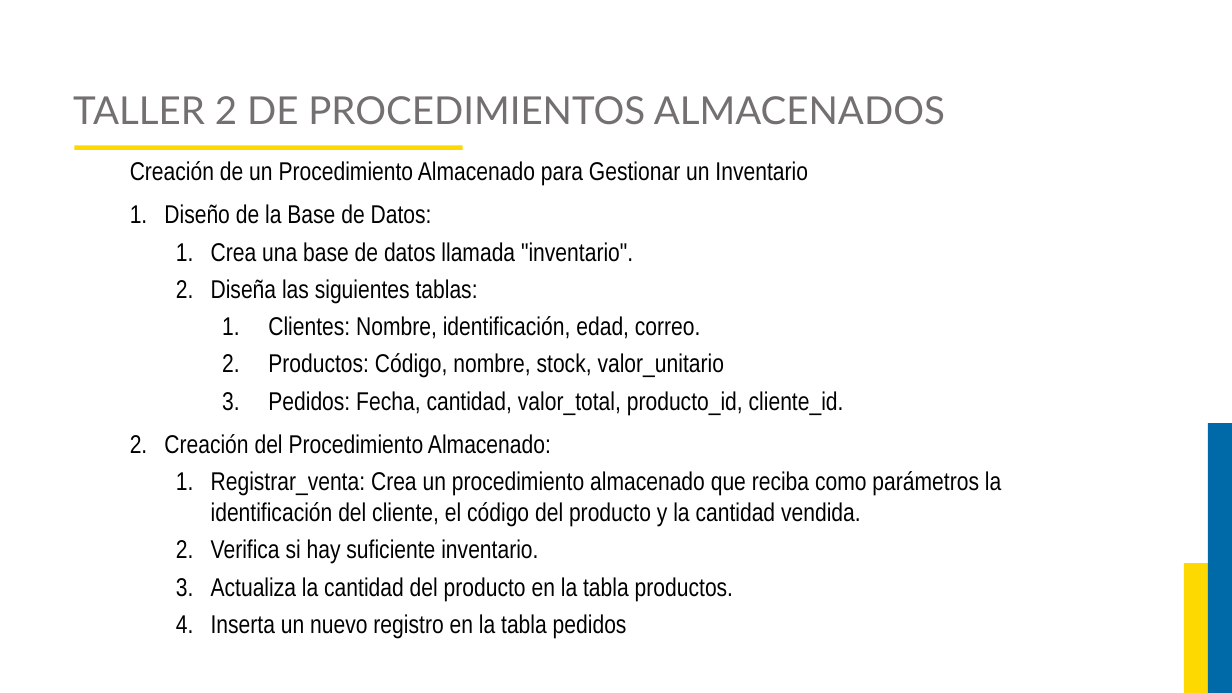
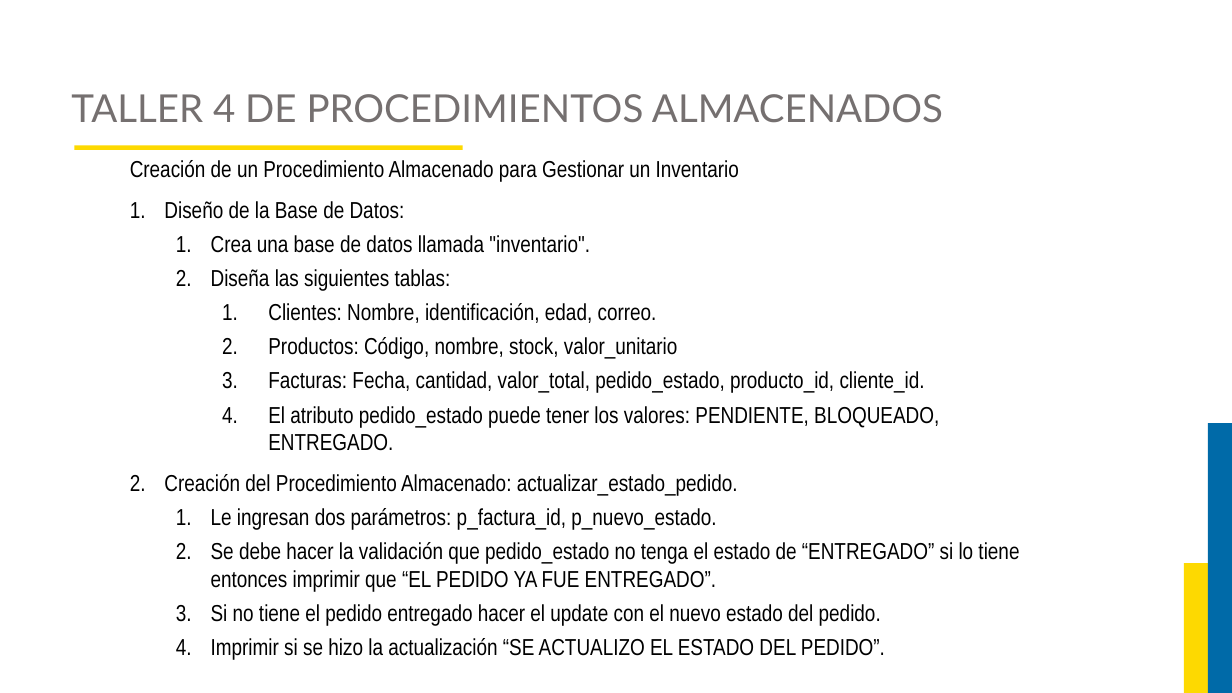
Before and after one commit to JorgeAlejandroAguirreGutierrez/proyecto-luis, a slide deck: slide 51 of Curso Base de Datos 2/Diapositivas.pptx (slide 46 before the commit). Drawn at 1232x693 pixels with LibreOffice and Linux fonts; fonts in the diff are those of the drawing; background and template pictures are left out. Boxes give left, top, right and bottom in pixels: in the first picture for what was removed or moved away, otherwise in the second. Text is boxed around its words. In the diff, an @@ line names an element or a change of style, - is before the commit and + after.

```diff
--- a/Curso Base de Datos 2/Diapositivas.pptx
+++ b/Curso Base de Datos 2/Diapositivas.pptx
@@ title at (71,94,943,123): text changed @@
-TALLER 2 DE PROCEDIMIENTOS ALMACENADOS
+TALLER 4 DE PROCEDIMIENTOS ALMACENADOS
@@ text at (130,160,739,359): size 20 to 18 pt in "Creación de un Procedimiento Almacenado para Gestionar ...", "Diseño de la Base de Datos:", "Crea una base de datos llamada "inventario".", "Diseña las siguientes tablas:" and 2 more places @@
@@ text at (164,371,1019,660): text changed; size 20 to 18 pt @@
-    3. Pedidos: Fecha, cantidad, valor_total, producto_id, cliente_id.
-2. Creación del Procedimiento Almacenado:
-  1. Registrar_venta: Crea un procedimiento almacenado que reciba como parámetros la identificación del cliente, el código del producto y la cantidad vendida.
-  2. Verifica si hay suficiente inventario.
-  3. Actualiza la cantidad del producto en la tabla productos.
-  4. Inserta un nuevo registro en la tabla pedidos
+    3. Facturas: Fecha, cantidad, valor_total, pedido_estado, producto_id, cliente_id.
+    4. El atributo pedido_estado puede tener los valores: PENDIENTE, BLOQUEADO, ENTREGADO.
+2. Creación del Procedimiento Almacenado: actualizar_estado_pedido.
+  1. Le ingresan dos parámetros: p_factura_id, p_nuevo_estado.
+  2. Se debe hacer la validación que pedido_estado no tenga el estado de “ENTREGADO” si lo tiene entonces imprimir que “EL PEDIDO YA FUE ENTREGADO”.
+  3. Si no tiene el pedido entregado hacer el update con el nuevo estado del pedido.
+  4. Imprimir si se hizo la actualización “SE ACTUALIZO EL ESTADO DEL PEDIDO”.
```
Also in this commit, not shown: 12 other slides changed, 20 slides added, 1 slide removed, 9 other files.
